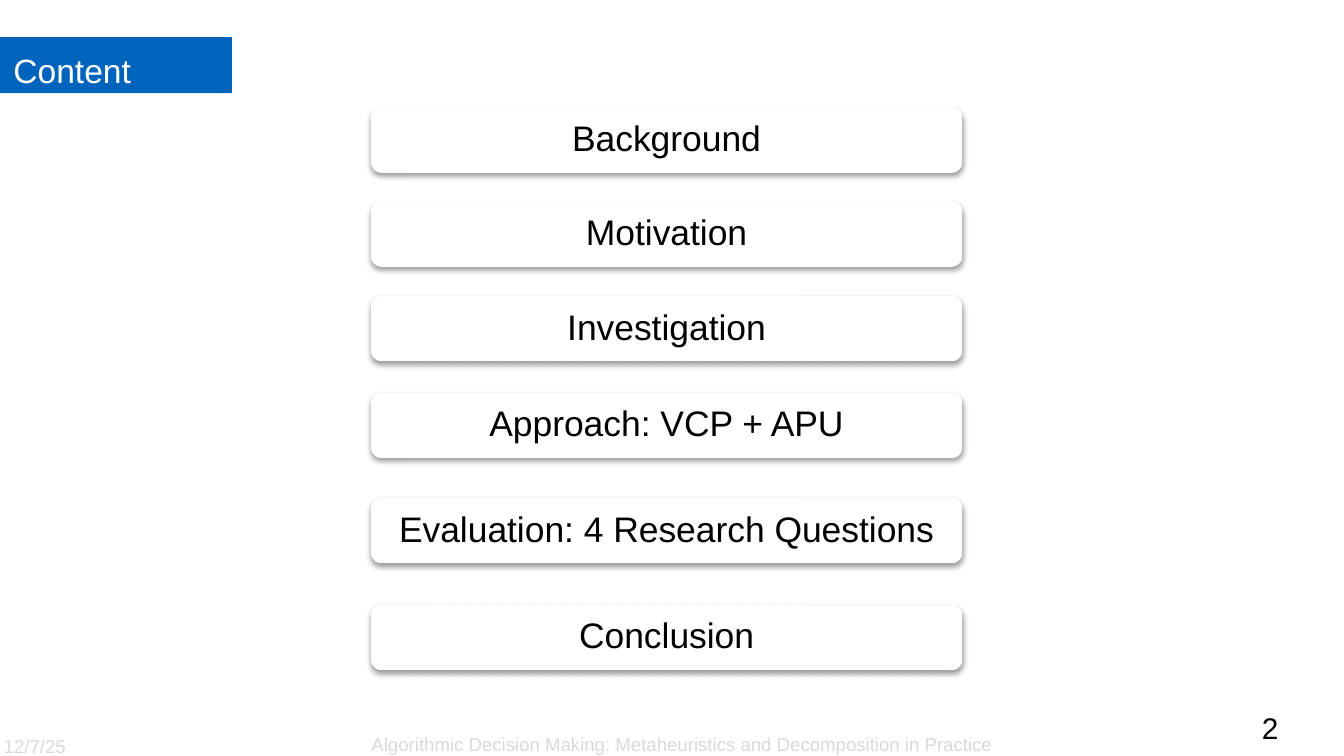
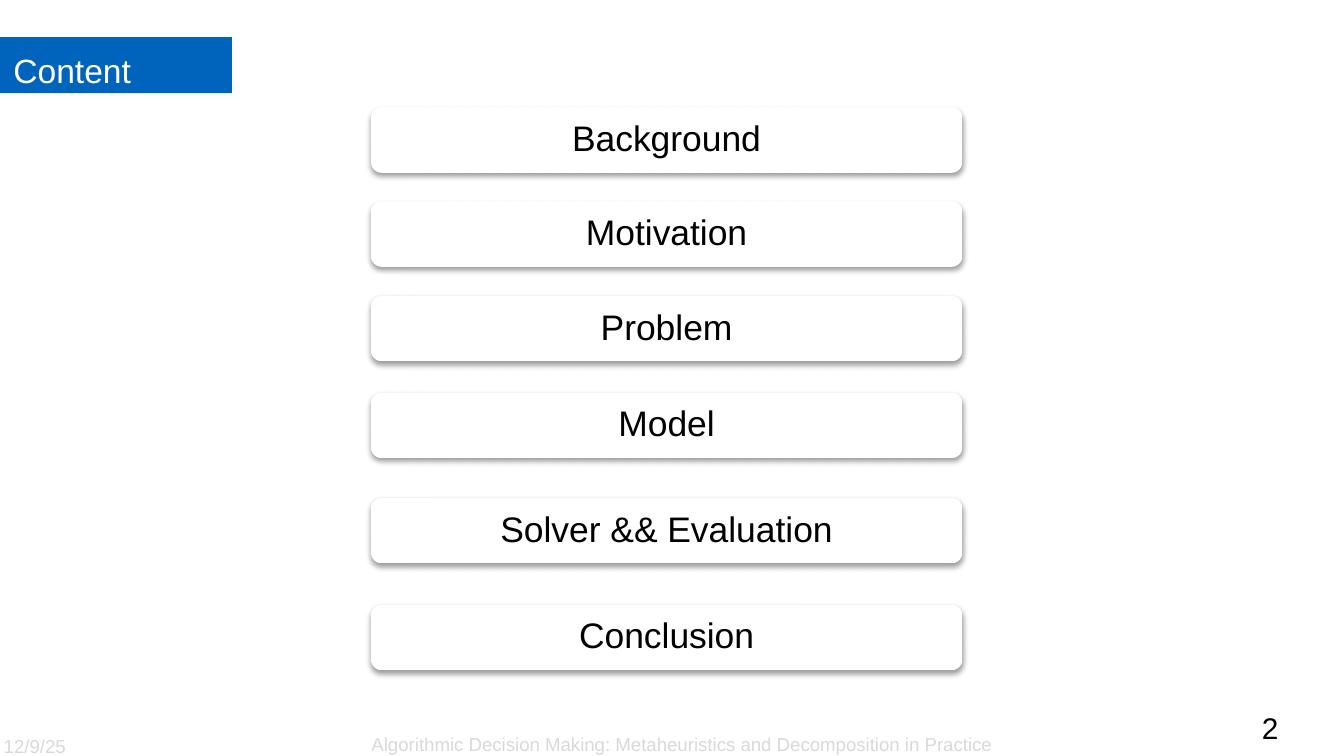
Before and after one commit to SinYita/VRPTW_solver, a slide deck: slide 2 of Presentation.pptx. Drawn at 1344x756 pixels with LibreOffice and Linux fonts; fonts in the diff are those of the drawing; background and template pictures are left out. Boxes give left, top, right and bottom in pixels: in the first picture for what was removed or moved away, otherwise in the second. Text is boxed around its words. In the diff, an @@ line names an element or a change of style, - is before the commit and + after.

```diff
--- a/Presentation.pptx
+++ b/Presentation.pptx
@@ text at (601, 314, 733, 341): text changed @@
-Investigation
+Problem
@@ text at (618, 410, 714, 437): text changed @@
-Approach: VCP + APU
+Model
@@ text at (500, 516, 832, 543): text changed @@
-Evaluation: 4 Research Questions
+Solver && Evaluation
@@ text at (4, 736, 66, 756): text changed @@
-12/7/25
+12/9/25
```
Also in this commit, not shown: 15 other slides changed, 1 slide added, 2 other files.
